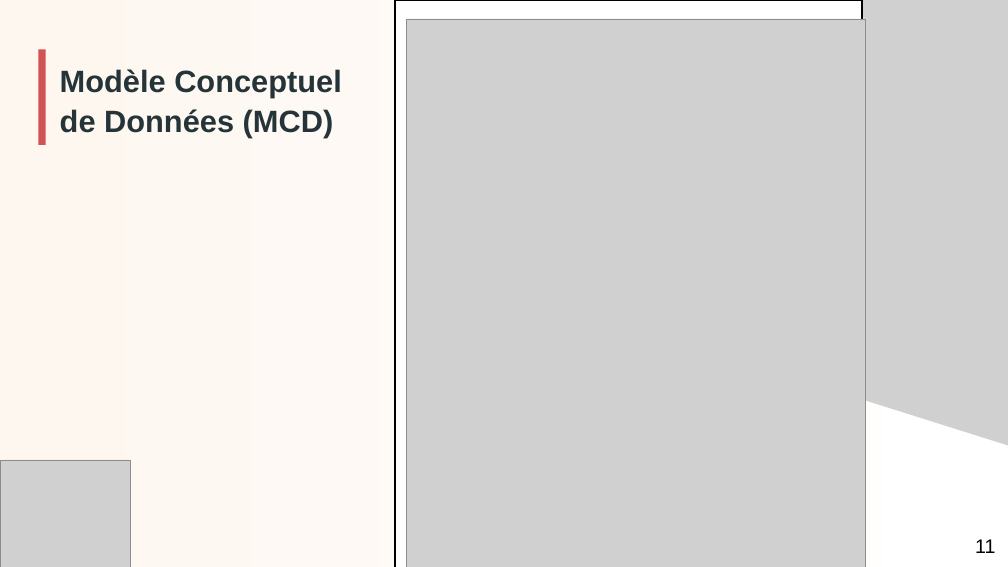
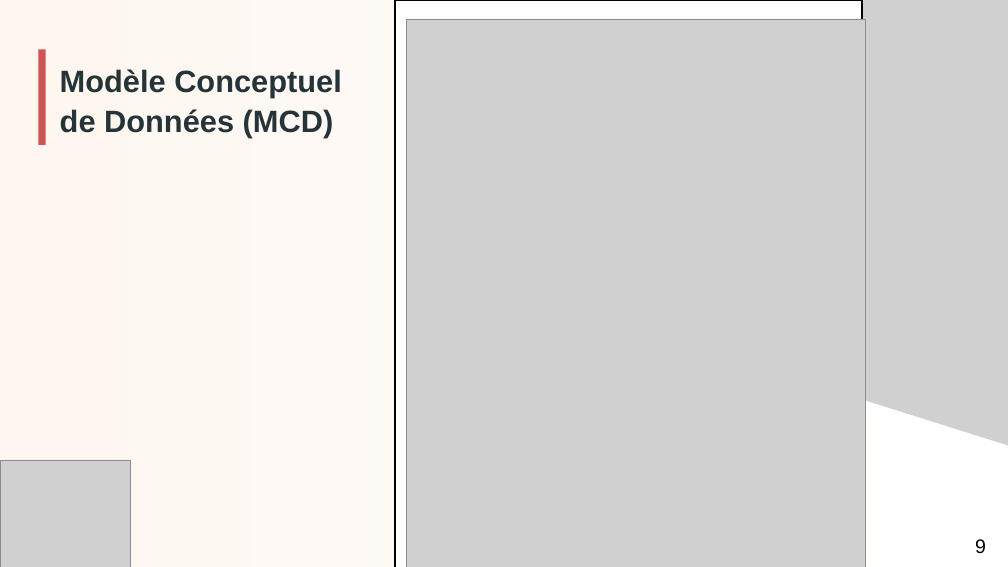
Before and after one commit to HamzaBourras/BCG-Car-Rental, a slide deck: slide 11 of rapport_presentation/PP_Presentation.pptx (slide 13 before the commit). Drawn at 1008x567 pixels with LibreOffice and Linux fonts; fonts in the diff are those of the drawing; grey boxes stand for pictures; background and template pictures are left out. Boxes give left, top, right and bottom in pixels: in the first picture for what was removed or moved away, otherwise in the second. Text is boxed around its words. In the diff, an @@ line names an element or a change of style, - is before the commit and + after.

```diff
--- a/rapport_presentation/PP_Presentation.pptx
+++ b/rapport_presentation/PP_Presentation.pptx
@@ text at (x1=975, y1=539, x2=986, y2=554): text changed @@
-11
+9
```
Also in this commit, not shown: 4 other slides changed.
